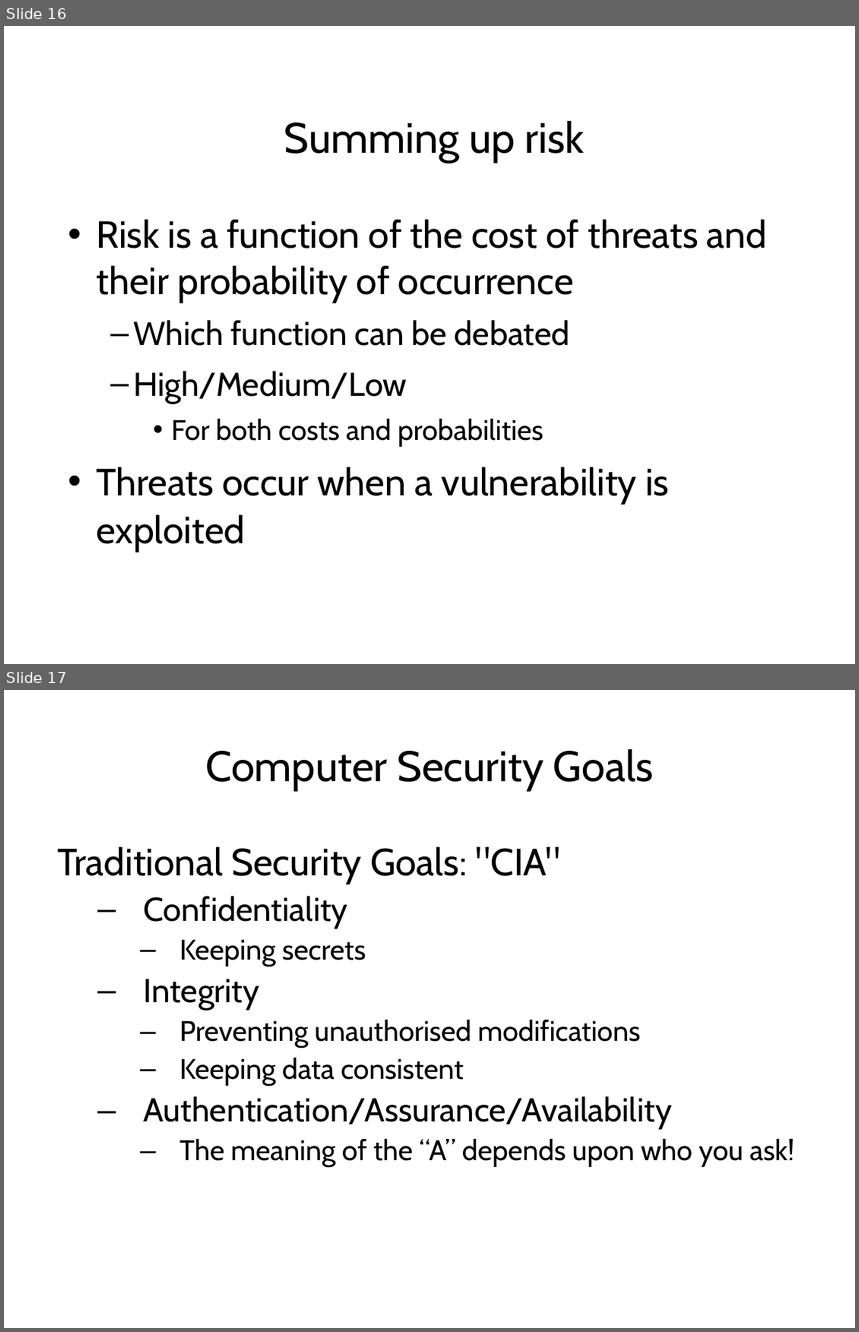
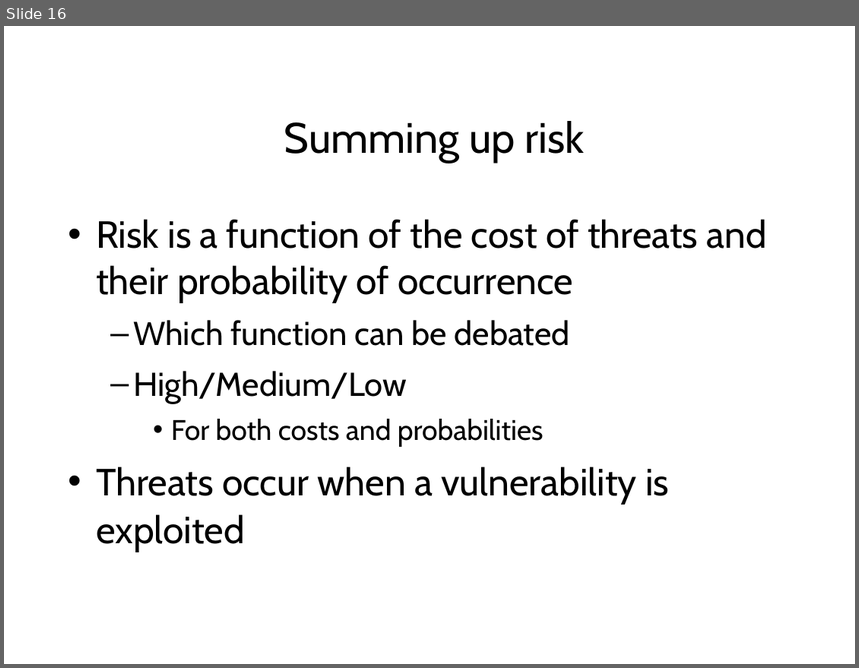
Before and after one commit to sftcd/cs7053, a slide deck: 2016lectures/01-intro.ppt. Shown one above the other, each under a label of ours: slides 16 and 17 before the commit, slide 16 after it. The pictures are 859x1332 and 859x668 pixels, drawn with LibreOffice and Linux fonts; fonts in the diff are those of the drawing. Boxes give left, top, right and bottom in pixels: in the first picture for what was removed or moved away, otherwise in the second. Text is boxed around its words. In the diff, an @@ line names an element or a change of style, - is before the commit and + after.

```diff
--- a/2016lectures/01-intro.ppt
+++ b/2016lectures/01-intro.ppt
@@ slide 17 removed at (x1=4, y1=690, x2=855, y2=1328), background #FFFFFF @@
@@ title removed at (x1=205, y1=749, x2=653, y2=790) @@
-Computer Security Goals
@@ text removed at (x1=57, y1=847, x2=794, y2=1167) @@
-Traditional Security Goals: "CIA"
-  – Confidentiality
-    – Keeping secrets
-  – Integrity
-    – Preventing unauthorised modifications
-    – Keeping data consistent
-  – Authentication/Assurance/Availability
-    – The meaning of the “A” depends upon who you ask!
```
Also in this commit, not shown: 4 other slides changed, 1 slide added, 2 other slides removed, 2 other files.
